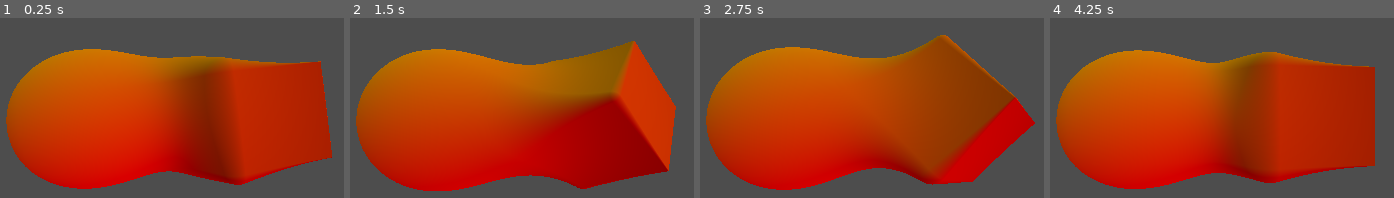
Above: before the commit, frames 1-4 (left to right).
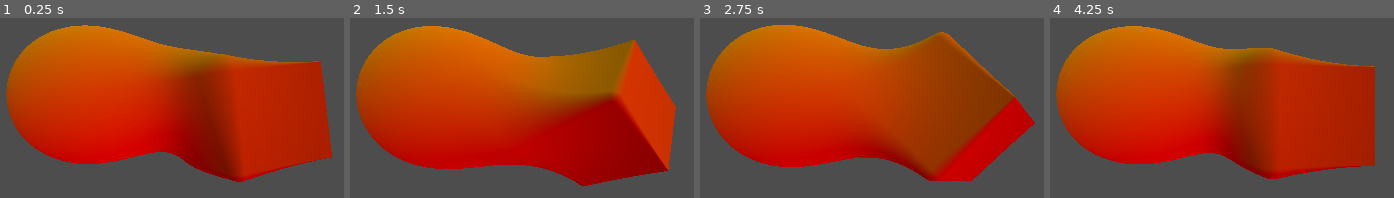
Above: after the commit, the same moments.

Repository: K2mies/Metaball-Raymarching
Game: Godot game, scene res://Scenes/raymarching00.tscn
Two runs of this game, one before a commit and one after it. Both use one fixed random seed, a clock stepped at 60 frames per second and the inputs below. The project has no main scene, so this scene is started directly.
Inputs:
- Up to frame 1 (0.25 s): no input
- Up to frame 2 (1.5 s): no input
- Up to frame 3 (2.75 s): no input
- Up to frame 4 (4.25 s): no input

The runs differ from the first frame. In frame 1, 24% of the frame differs, in the area x 1-97%, y 3-95%; in frame 2, 15%; in frame 3, 16%; in frame 4, 32%, in the area x 1-95%, y 4-95%.

Commit message:
some cosmetic changes

Diff:
--- a/meta-balls-and-raymarching/Scenes/raymarching00.tscn
+++ b/meta-balls-and-raymarching/Scenes/raymarching00.tscn
@@ -5,7 +5,7 @@
 [sub_resource type="ShaderMaterial" id="ShaderMaterial_4s5va"]
 render_priority = 0
 shader = ExtResource("1_oq3si")
-shader_parameter/translate = PackedVector3Array(-0.74, -0.14, -0.24, 0.89, -0.09, 0)
+shader_parameter/translate = PackedVector3Array(-0.74, 0.09, -0.24, 0.89, -0.09, 0)
 shader_parameter/colors = PackedVector3Array(0.74, -0.25, -1.15, 1.17, 0.01, -2.08)
 shader_parameter/cube_rotation_axis = Vector3(0, 1, 1)
 shader_parameter/cube_rotation_amount = 0.74
